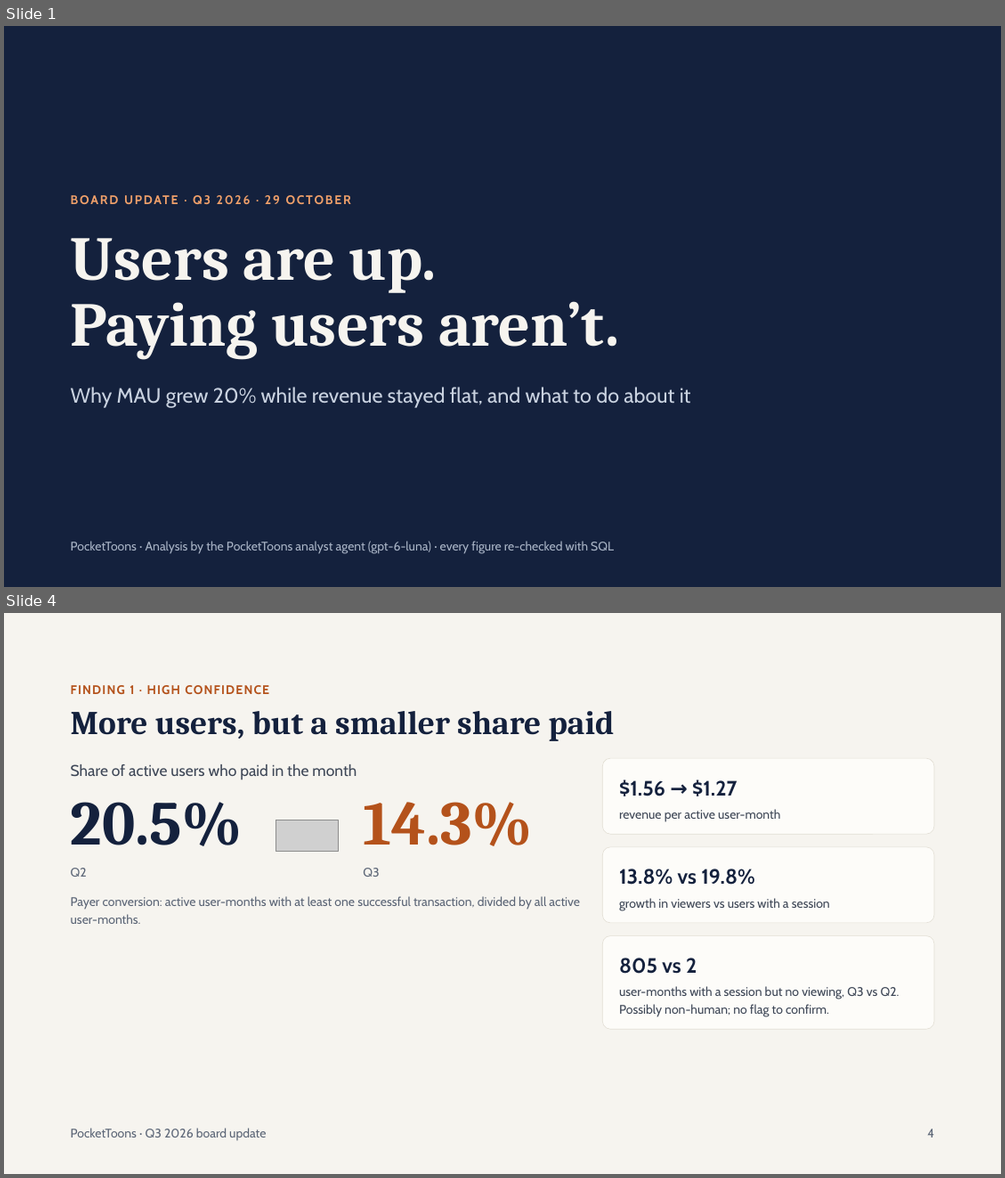
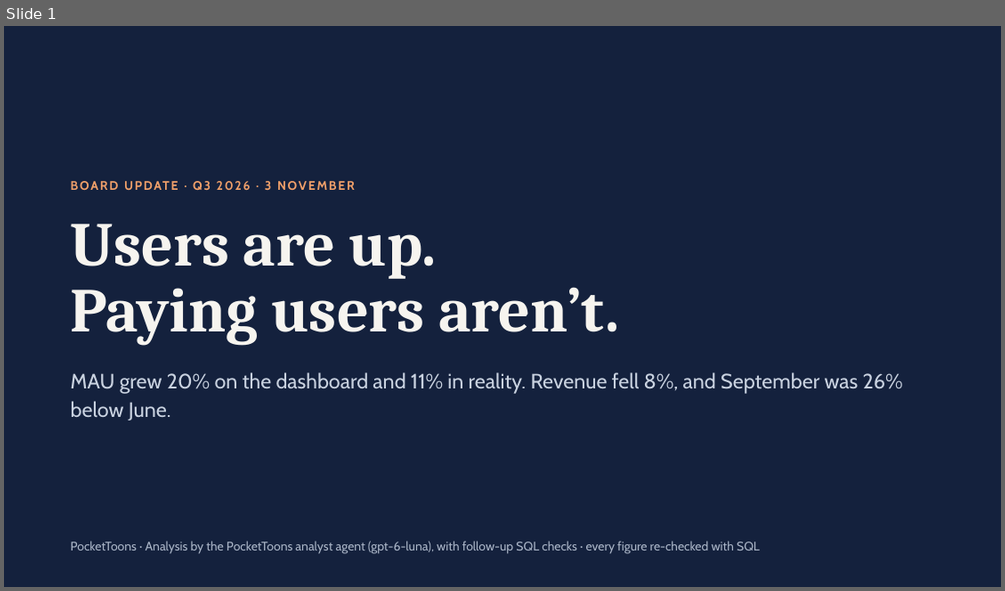
Before and after one commit to Anshi0202/pockettoons-analyst, a slide deck: investigation/board_deck.pptx. Shown one above the other, each under a label of ours: slides 1 and 4 before the commit, slide 1 after it; the slides between them are not shown. The pictures are 1005x1178 and 1005x591 pixels, drawn with LibreOffice and Linux fonts; fonts in the diff are those of the drawing; grey boxes stand for pictures. Boxes give left, top, right and bottom in pixels: in the first picture for what was removed or moved away, otherwise in the second. Text is boxed around its words. In the diff, an @@ line names an element or a change of style, - is before the commit and + after.

```diff
--- a/investigation/board_deck.pptx
+++ b/investigation/board_deck.pptx
@@ slide 4 removed at <box>4,613,1001,1174</box>, background #F6F4EF @@
@@ text removed at <box>71,685,269,694</box> @@
-FINDING 1 · HIGH CONFIDENCE
@@ title removed at <box>71,711,615,741</box> @@
-More users, but a smaller share paid
@@ text removed at <box>71,764,356,779</box> @@
-Share of active users who paid in the month
@@ rounded rectangle removed at <box>602,758,934,834</box> @@
@@ text removed at <box>619,779,737,796</box> @@
-$1.56 → $1.27
@@ text removed at <box>71,802,243,846</box> @@
-20.5%
@@ picture removed at <box>276,820,339,852</box> @@
@@ text removed at <box>363,802,533,846</box> @@
-14.3%
@@ text removed at <box>619,809,780,822</box> @@
-revenue per active user-month
@@ rounded rectangle removed at <box>602,847,934,923</box> @@
@@ text removed at <box>71,868,87,876</box> @@
-Q2
@@ text removed at <box>363,868,379,876</box> @@
-Q3
@@ text removed at <box>619,868,755,884</box> @@
-13.8% vs 19.8%
@@ text removed at <box>71,896,580,924</box> @@
-Payer conversion: active user-months with at least one successful transaction, divided by all active user-months.
@@ text removed at <box>619,898,830,911</box> @@
-growth in viewers vs users with a session
@@ rounded rectangle removed at <box>602,936,934,1030</box> @@
@@ text removed at <box>619,957,696,973</box> @@
-805 vs 2
@@ text removed at <box>619,986,899,1017</box> @@
-user-months with a session but no viewing, Q3 vs Q2. Possibly non-human; no flag to confirm.
@@ text removed at <box>71,1127,266,1140</box> @@
-PocketToons · Q3 2026 board update
@@ text removed at <box>927,1128,934,1137</box> @@
-4
@@ slide 1 changed as well @@
@@ text at <box>204,181,211,190</box>: text changed @@
-BOARD UPDATE · Q3 2026 · 29 OCTOBER
+BOARD UPDATE · Q3 2026 · 3 NOVEMBER
@@ title "Users are up.": place and size @@
-title "Users are up." at <box>71,238,619,359</box>
+title "Users are up." at <box>71,224,619,345</box>
@@ text at <box>71,372,903,420</box>: text changed @@
-Why MAU grew 20% while revenue stayed flat, and what to do about it
+MAU grew 20% on the dashboard and 11% in reality. Revenue fell 8%, and September was 26% below June.
@@ text at <box>71,540,760,554</box>: text changed @@
-PocketToons · Analysis by the PocketToons analyst agent (gpt-6-luna) · every figure re-checked with SQL
+PocketToons · Analysis by the PocketToons analyst agent (gpt-6-luna), with follow-up SQL checks · every figure re-checked with SQL
```
Also in this commit, not shown: 4 other slides changed, 5 slides added, 4 other slides removed.
